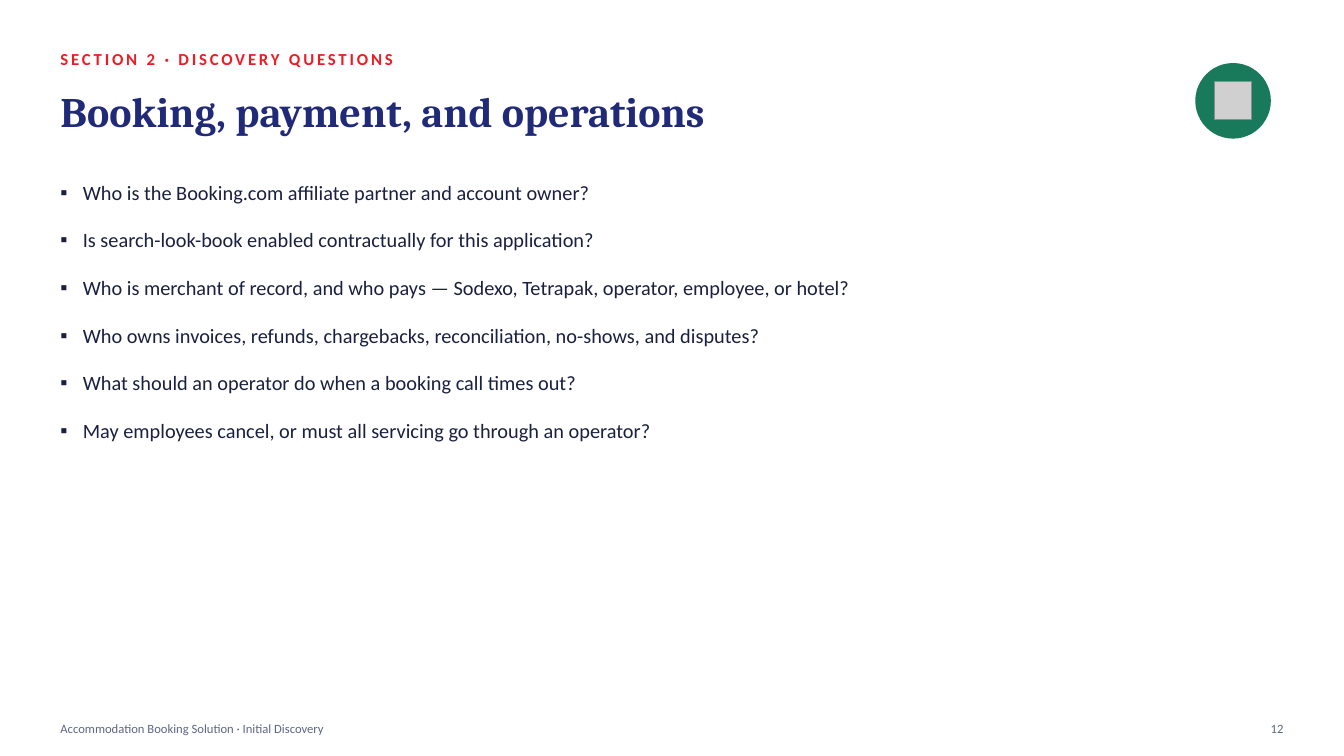
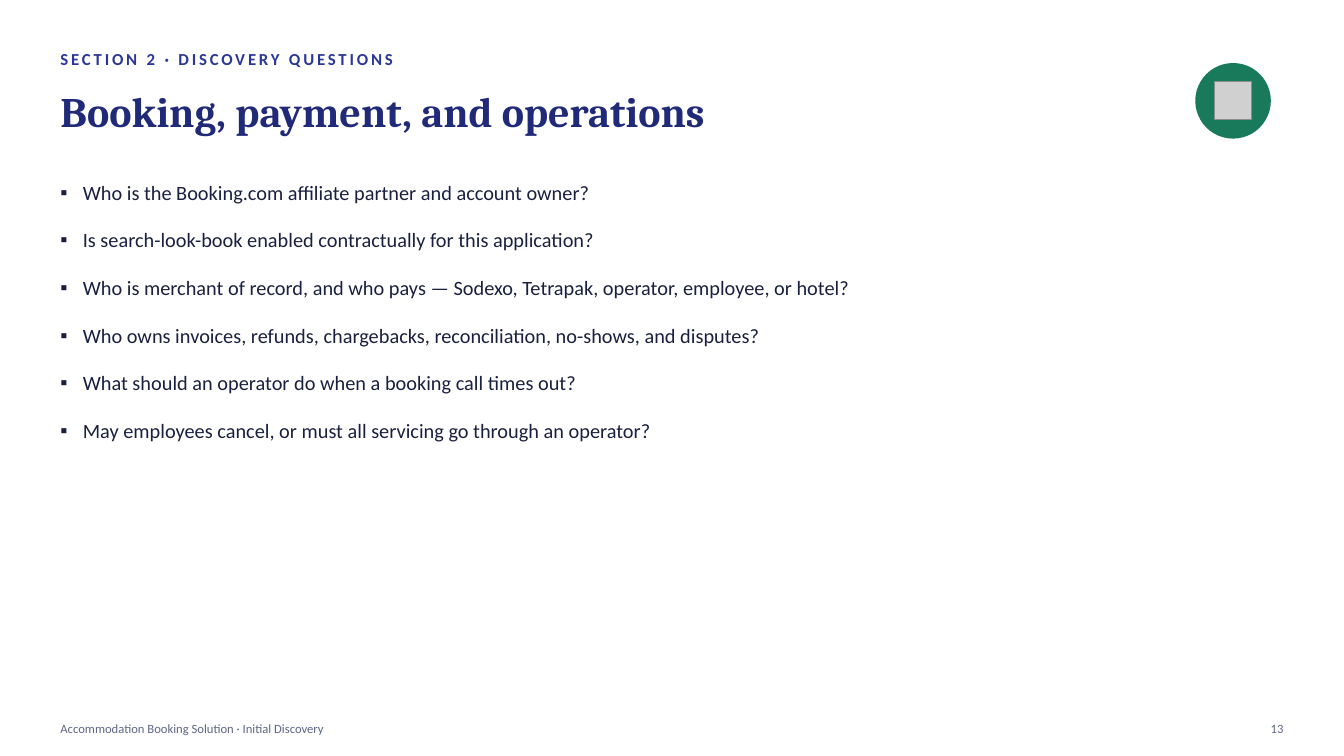
Before and after one commit to mohitkanwar/Accomodation-Booking-Solution, a slide deck: slide 14 of deck/Accommodation-Booking-Solution-Discovery-Presentation.pptx (slide 13 before the commit). Drawn at 1344x756 pixels with LibreOffice and Linux fonts; fonts in the diff are those of the drawing; grey boxes stand for pictures. Boxes give left, top, right and bottom in pixels: in the first picture for what was removed or moved away, otherwise in the second. Text is boxed around its words. In the diff, an @@ line names an element or a change of style, - is before the commit and + after.

```diff
--- a/deck/Accommodation-Booking-Solution-Discovery-Presentation.pptx
+++ b/deck/Accommodation-Booking-Solution-Discovery-Presentation.pptx
@@ text "SECTION 2 · DISCOVERY QUESTIONS" at (60, 54, 393, 67): text colour #ED1C24 to #2B3797 @@
```
Also in this commit, not shown: 30 other slides changed, 1 slide added, 6 other files.
